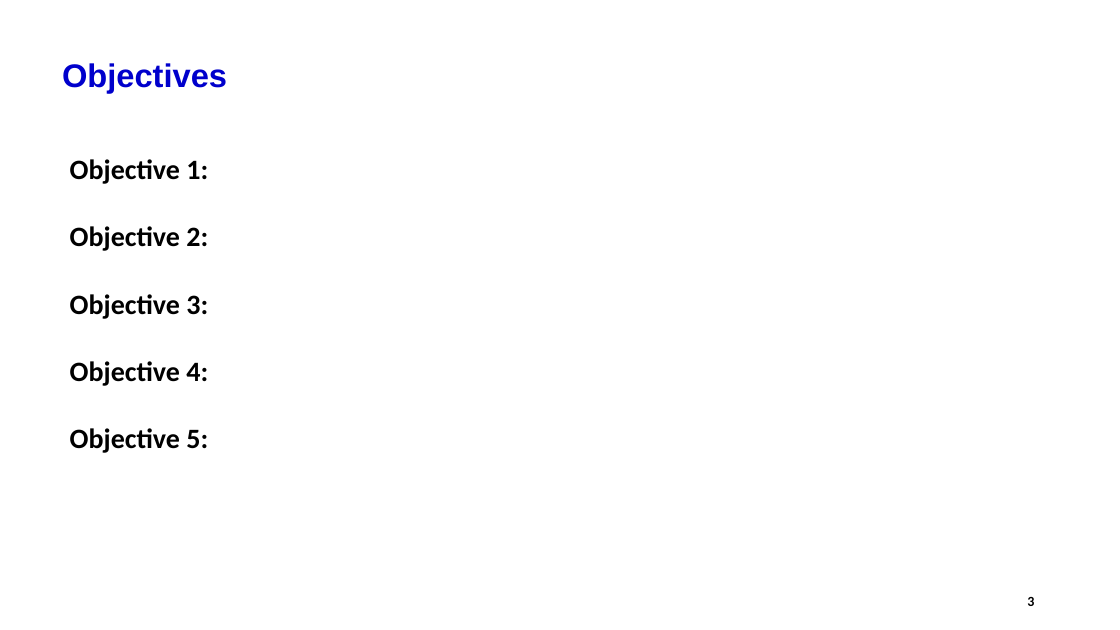
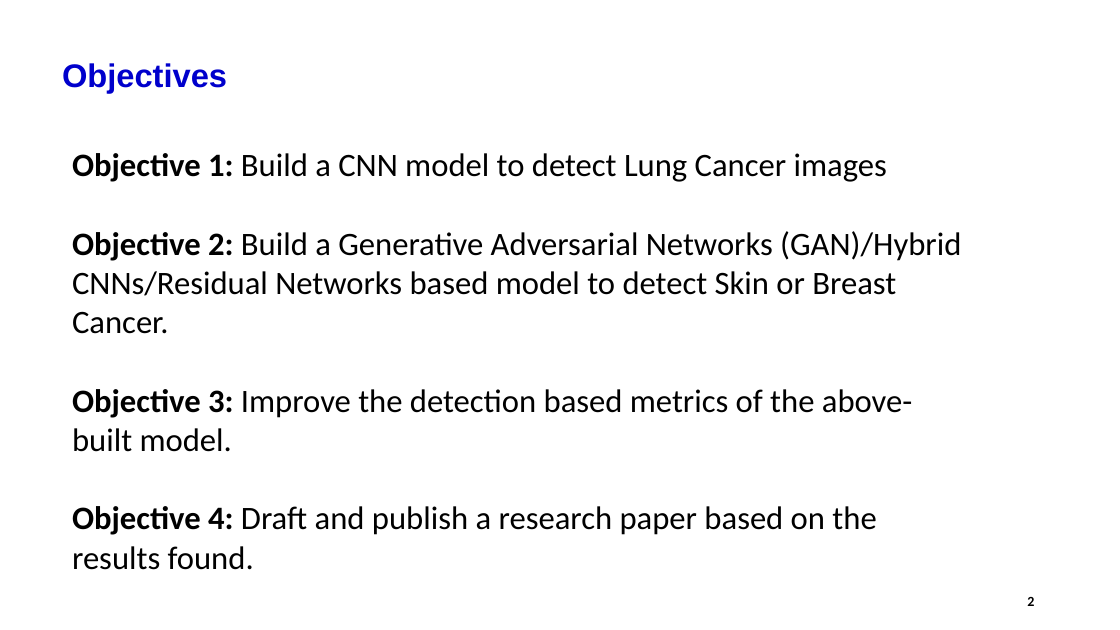
Before and after one commit to kumar-piyush12/cnn_lung_cancer_detection, a slide deck: slide 2 of PPT/20.08.24.pptx (slide 3 before the commit). Drawn at 1120x630 pixels with LibreOffice and Linux fonts; fonts in the diff are those of the drawing. Boxes give left, top, right and bottom in pixels: in the first picture for what was removed or moved away, otherwise in the second. Text is boxed around its words. In the diff, an @@ line names an element or a change of style, - is before the commit and + after.

```diff
--- a/PPT/20.08.24.pptx
+++ b/PPT/20.08.24.pptx
@@ text at (72,153,961,570): text changed; size 24 to 28 pt; bold off @@
-Objective 1:
-Objective 2:
-Objective 3:
-Objective 4:
-Objective 5:
+Objective 1: Build a CNN model to detect Lung Cancer images
+Objective 2: Build a Generative Adversarial Networks (GAN)/Hybrid CNNs/Residual Networks based model to detect Skin or Breast Cancer.
+Objective 3: Improve the detection based metrics of the above-built model.
+Objective 4: Draft and publish a research paper based on the results found.
```
Also in this commit, not shown: 3 other slides changed, 1 slide removed, 4 other files.
